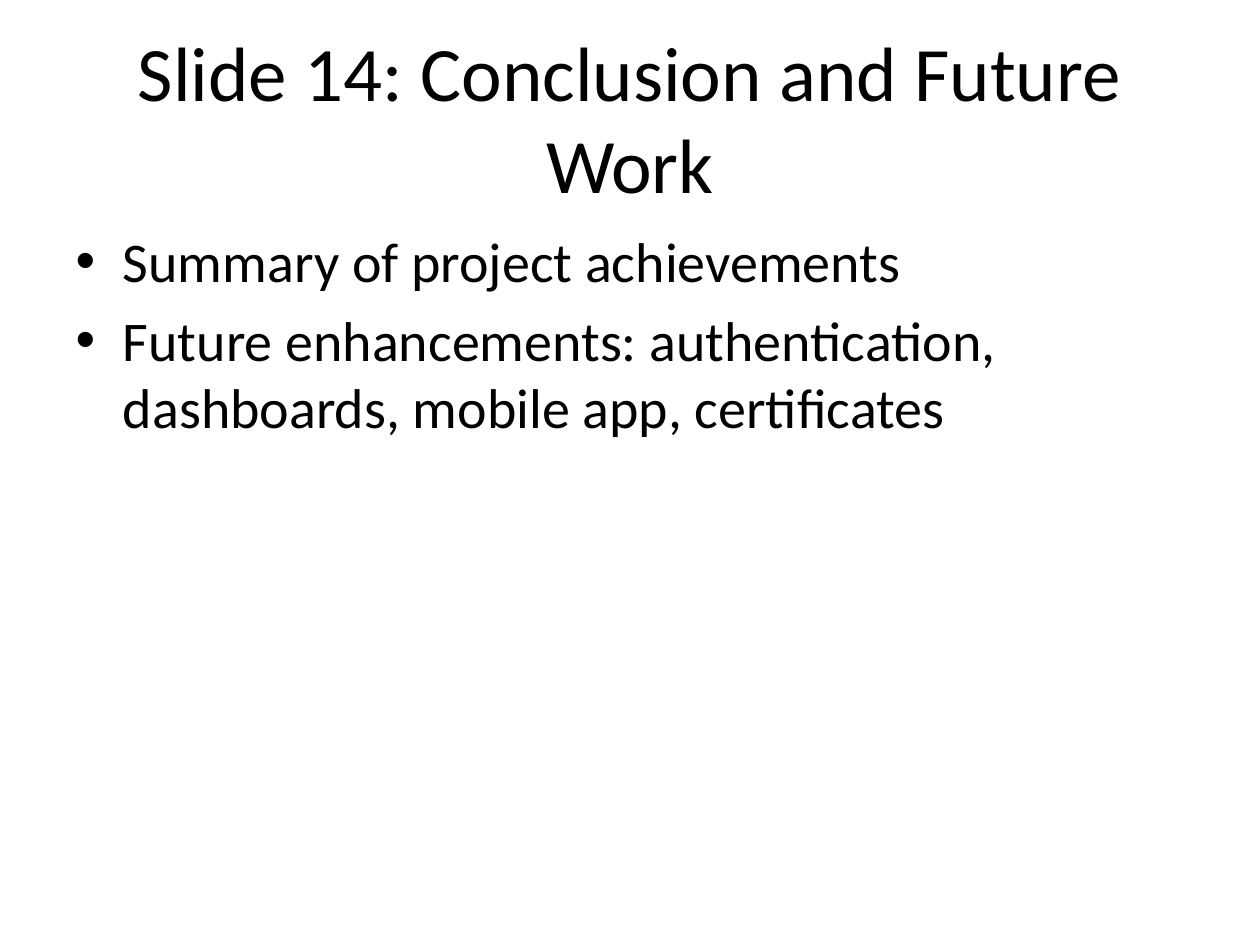
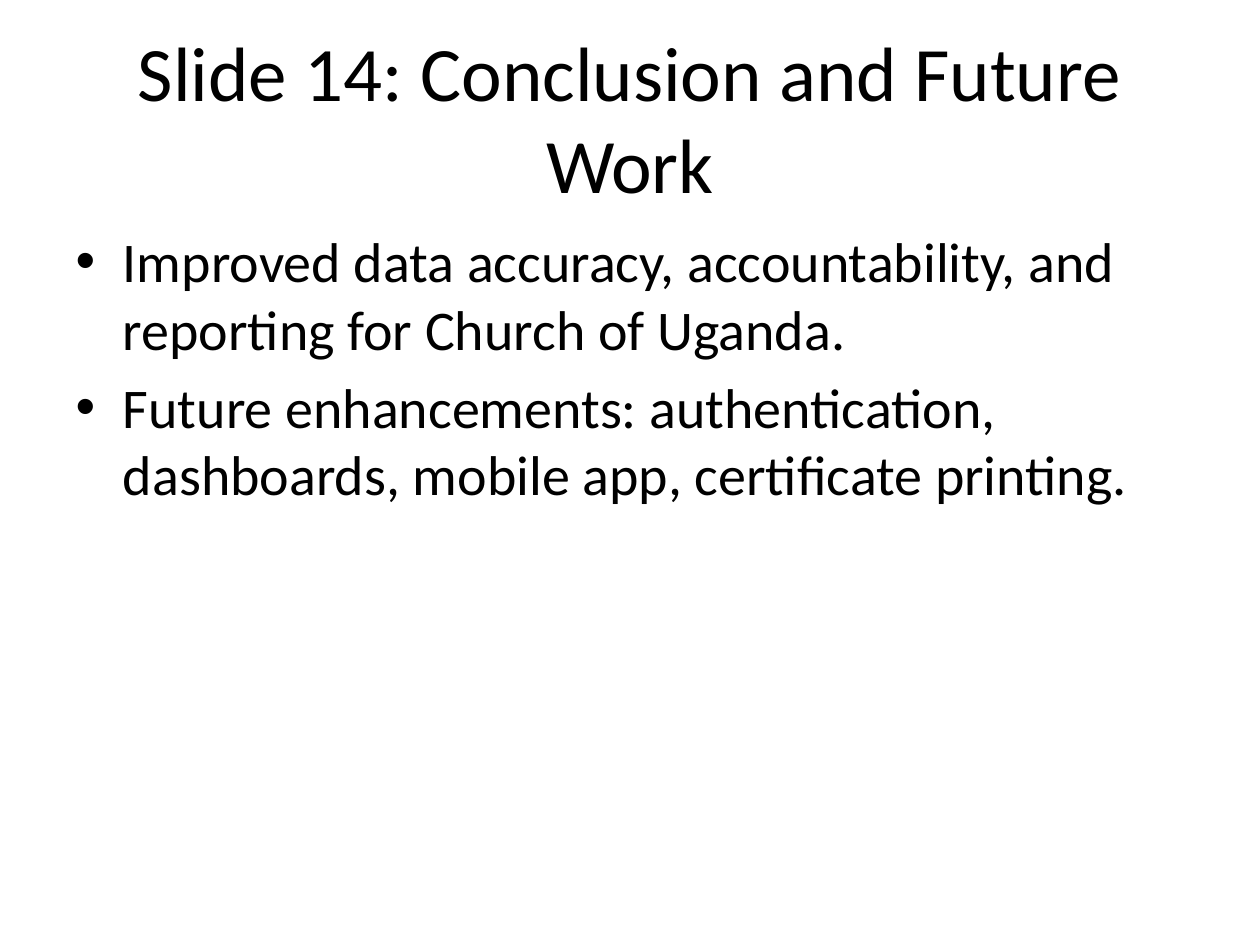
Before and after one commit to Icradle-Innovations-Ltd/cou-mis, a slide deck: slide 14 of Coursework/CoU-MIS_Presentation.pptx. Drawn at 1260x945 pixels with LibreOffice and Linux fonts; fonts in the diff are those of the drawing. Boxes give left, top, right and bottom in pixels: in the first picture for what was removed or moved away, otherwise in the second. Text is boxed around its words. In the diff, an @@ line names an element or a change of style, - is before the commit and + after.

Commit message:
Add PostgreSQL support and Railway deployment
Enable optional PostgreSQL backing and add deployment assets. server.js now uses pg Pool when DATABASE_URL is configured (falls back to in-memory data), adds DEFAULT_HOUSEHOLD_ID handling, input validation, and implements DB queries for members, sacraments, transactions, and summary endpoints. Added Dockerfile, .dockerignore, .env.example, and a Railway deployment guide; updated README and package.json (added pg). Inserted seed data into sql/schema.sql and included minor presentation/report/outline updates.

```diff
--- a/Coursework/CoU-MIS_Presentation.pptx
+++ b/Coursework/CoU-MIS_Presentation.pptx
@@ text at (x1=123, y1=243, x2=1127, y2=505): text changed @@
-• Summary of project achievements
-• Future enhancements: authentication, dashboards, mobile app, certificates
+• Improved data accuracy, accountability, and reporting for Church of Uganda.
+• Future enhancements: authentication, dashboards, mobile app, certificate printing.
```
Also in this commit, not shown: 13 other slides changed, 1 slide added, 1 slide removed, 10 other files.
